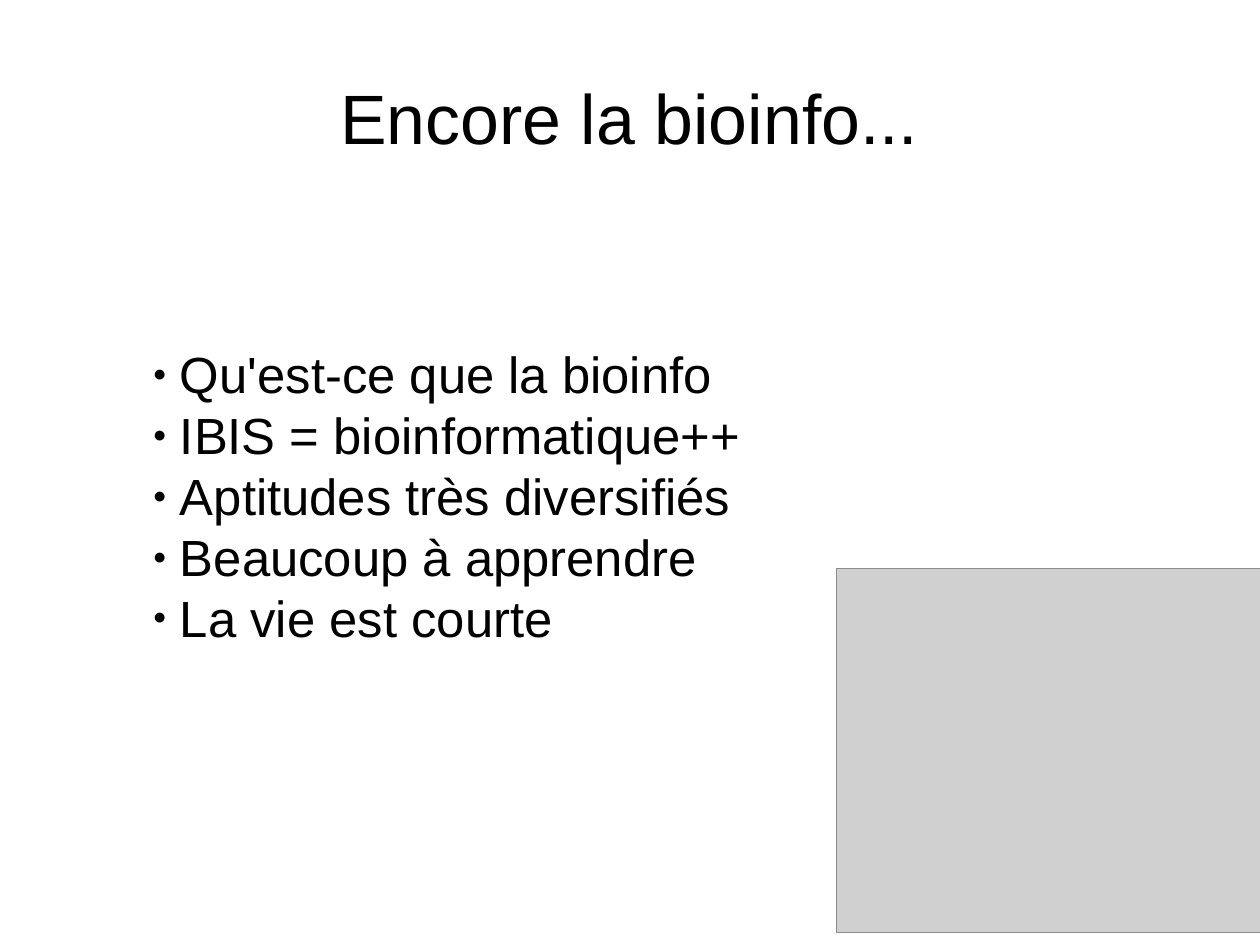
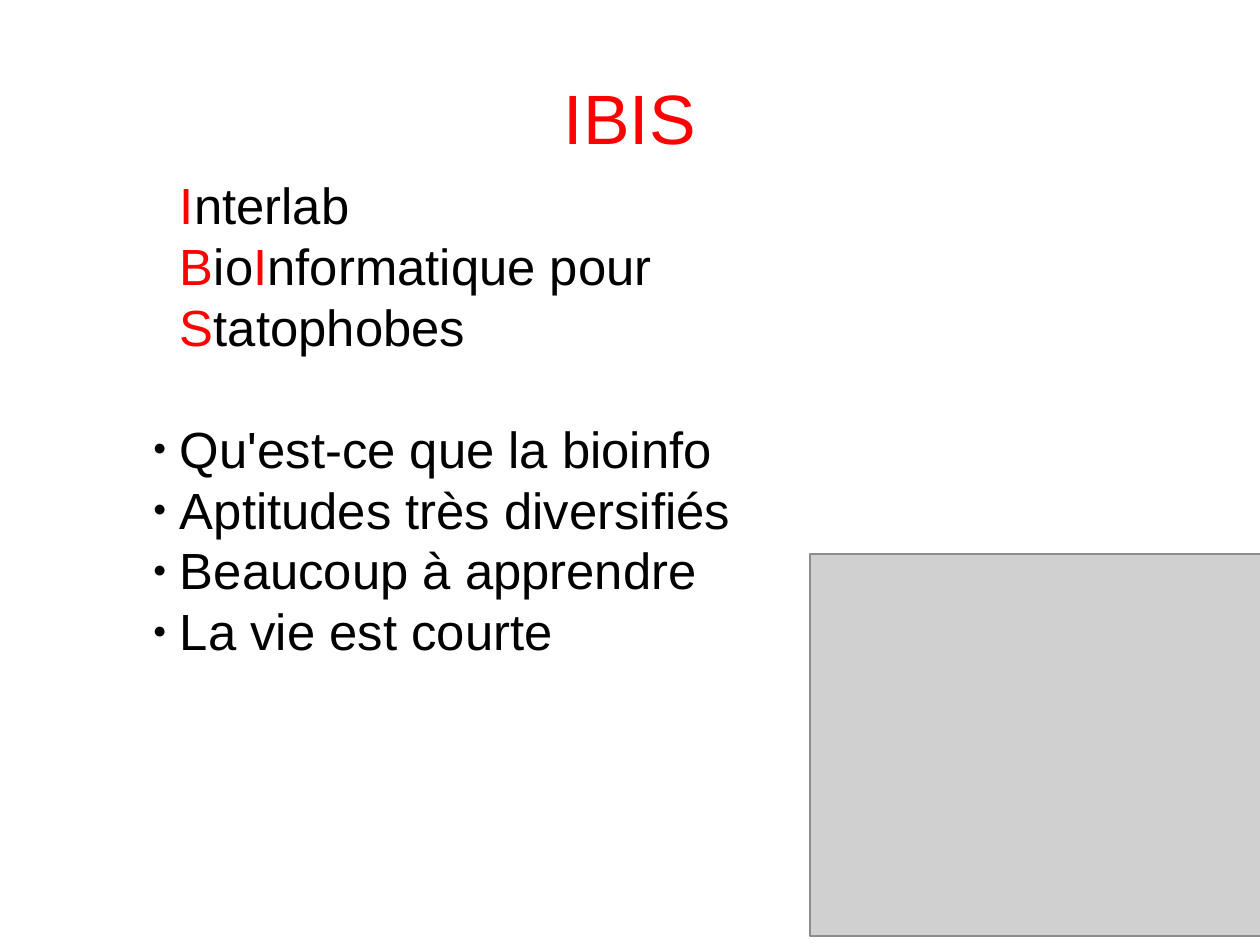
Before and after one commit to enormandeau/club_bioinfo_ibis, a slide deck: slide 4 of 01_presentations/01_presentation_club_interlab_ibis/presentation.odp (slide 2 before the commit). Drawn at 1260x945 pixels with LibreOffice and Linux fonts; fonts in the diff are those of the drawing; grey boxes stand for pictures. Boxes give left, top, right and bottom in pixels: in the first picture for what was removed or moved away, otherwise in the second. Text is boxed around its words. In the diff, an @@ line names an element or a change of style, - is before the commit and + after.

```diff
--- a/01_presentations/01_presentation_club_interlab_ibis/presentation.odp
+++ b/01_presentations/01_presentation_club_interlab_ibis/presentation.odp
@@ title at bbox=[564, 95, 696, 145]: text changed; text colour #000000 to #FF0000 @@
-Encore la bioinfo...
+IBIS
@@ subtitle "Interlab": place and size @@
-subtitle "Interlab" at bbox=[180, 356, 740, 638]
+subtitle "Interlab" at bbox=[180, 187, 730, 651]
@@ subtitle at bbox=[180, 187, 652, 356]: paragraphs added @@
+Interlab
+BioInformatique pour
+Statophobes
@@ subtitle at bbox=[180, 417, 740, 465]: paragraph removed @@
-● IBIS = bioinformatique++
@@ picture: place and size @@
-picture at bbox=[837, 568, 1260, 932]
+picture at bbox=[811, 555, 1260, 936]
```
Also in this commit, not shown: 6 other slides changed, 2 slides added, 1 slide removed.
